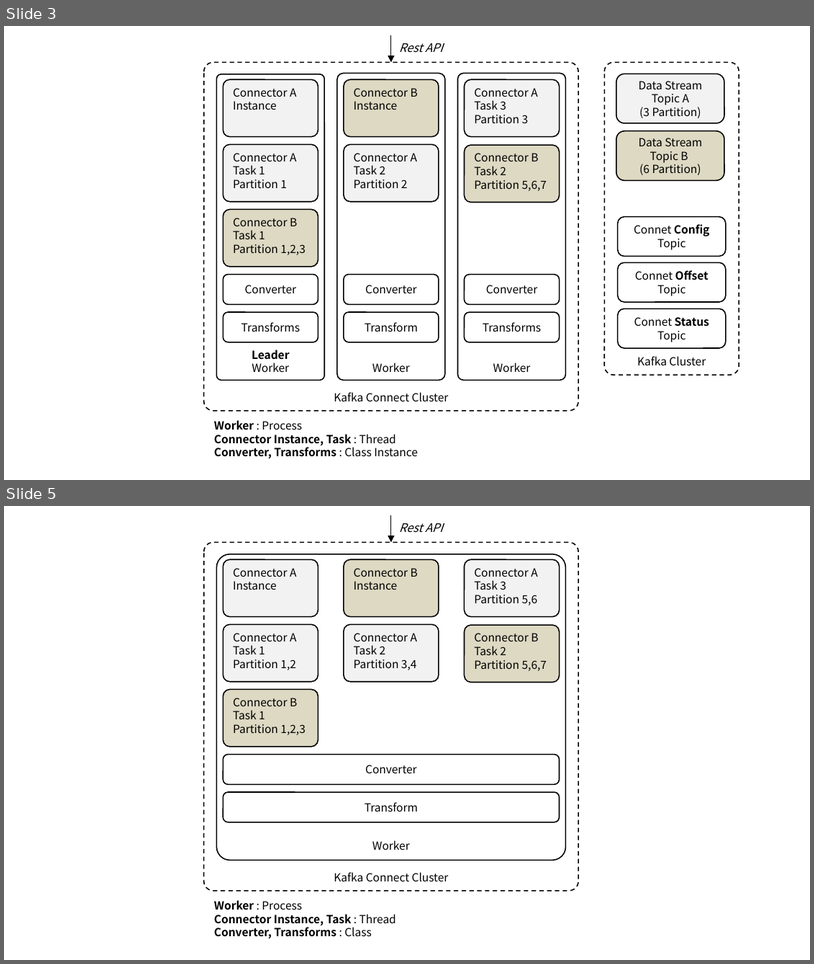
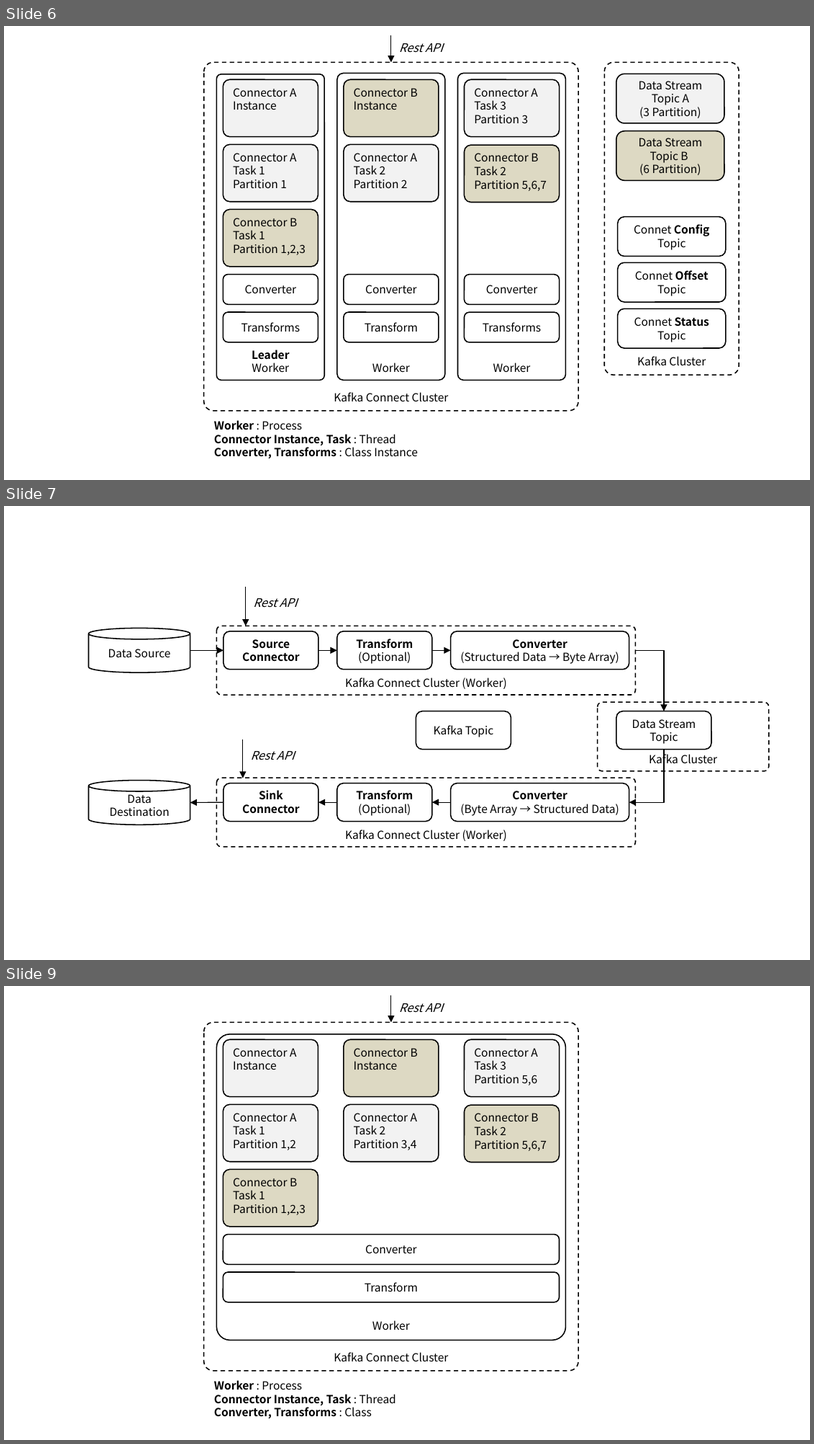
Before and after one commit to ssup2/blog-software, a slide deck: content/docs/theory-analysis/kafka-connect/images/images.pptx. Shown one above the other, each under a label of ours: slides 3 and 5 before the commit, slides 6, 7 and 9 after it; the slides between them are not shown. The pictures are 814x964 and 814x1444 pixels, drawn with LibreOffice and Linux fonts; fonts in the diff are those of the drawing. Boxes give left, top, right and bottom in pixels: in the first picture for what was removed or moved away, otherwise in the second. Text is boxed around its words. In the diff, an @@ line names an element or a change of style, - is before the commit and + after.

```diff
--- a/content/docs/theory-analysis/kafka-connect/images/images.pptx
+++ b/content/docs/theory-analysis/kafka-connect/images/images.pptx
@@ slide 7 added at box(4, 506, 810, 960), background #FFFFFF @@
@@ arrow added from (246, 587) to (246, 626), #000000 0.75 pt @@
@@ text added at box(253, 598, 298, 607), 10.5 pt, text #000000, italic @@
+Rest API
@@ cylinder added at box(89, 628, 190, 672), outline #000000 1 pt, 10 pt, text #000000 @@
+Data Source
@@ rounded rectangle added at box(217, 626, 636, 695), fill #FFFFFF, outline #000000 1 pt dashed, 10 pt, text #000000 @@
+Kafka Connect Cluster (Worker)
@@ rounded rectangle added at box(224, 631, 319, 669), fill #FFFFFF, outline #000000 1 pt, 10 pt, text #000000, bold @@
+Source
+Connector
@@ rounded rectangle added at box(337, 631, 432, 669), fill #FFFFFF, outline #000000 1 pt, 10 pt, text #000000 @@
+Transform
+(Optional)
@@ rounded rectangle added at box(450, 631, 630, 669), fill #FFFFFF, outline #000000 1 pt, 10 pt, text #000000 @@
+Converter
+(Structured Data → Byte Array)
@@ arrow added from (190, 650) to (224, 650), #000000 0.75 pt @@
@@ arrow added from (319, 650) to (337, 650), #000000 0.75 pt @@
@@ arrow added from (432, 650) to (450, 650), #000000 0.75 pt @@
@@ elbow arrow added from (630, 650) to (664, 710), #000000 0.75 pt @@
@@ rounded rectangle added at box(416, 710, 511, 749), fill #FFFFFF, outline #000000 1 pt, 10 pt, text #000000 @@
+Kafka Topic
@@ rounded rectangle added at box(597, 702, 769, 770), fill #FFFFFF, outline #000000 1 pt dashed, 10 pt, text #000000 @@
+Kafka Cluster
@@ rounded rectangle added at box(617, 710, 712, 749), fill #FFFFFF, outline #000000 1 pt, 10 pt, text #000000 @@
+Data Stream Topic
@@ arrow added from (243, 739) to (243, 777), #000000 0.75 pt @@
@@ text added at box(251, 751, 295, 759), 10.5 pt, text #000000, italic @@
+Rest API
@@ elbow arrow added from (664, 749) to (630, 802), #000000 0.75 pt @@
@@ cylinder added at box(89, 780, 190, 824), outline #000000 1 pt, 10 pt, text #000000 @@
+Data Destination
@@ rounded rectangle added at box(217, 777, 636, 847), fill #FFFFFF, outline #000000 1 pt dashed, 10 pt, text #000000 @@
+Kafka Connect Cluster (Worker)
@@ rounded rectangle added at box(224, 783, 319, 821), fill #FFFFFF, outline #000000 1 pt, 10 pt, text #000000, bold @@
+Sink
+Connector
@@ rounded rectangle added at box(337, 783, 432, 821), fill #FFFFFF, outline #000000 1 pt, 10 pt, text #000000 @@
+Transform
+(Optional)
@@ rounded rectangle added at box(450, 783, 630, 821), fill #FFFFFF, outline #000000 1 pt, 10 pt, text #000000 @@
+Converter
+(Byte Array → Structured Data)
@@ arrow added from (224, 802) to (190, 802), #000000 0.75 pt @@
@@ arrow added from (337, 802) to (319, 802), #000000 0.75 pt @@
@@ arrow added from (450, 802) to (432, 802), #000000 0.75 pt @@
@@ what was slide 3 is now slide 6 @@
@@ what was slide 5 is now slide 9 @@
```
Also in this commit, not shown: 1 slide changed, 3 other slides added, 4 other files.
